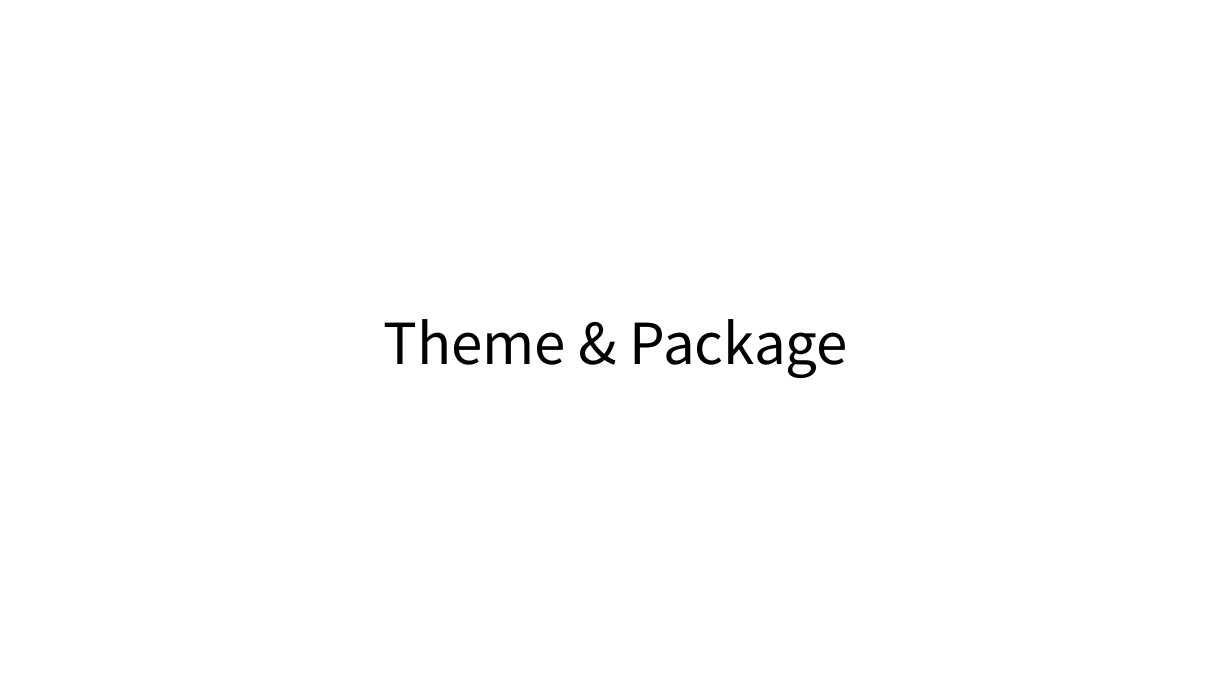
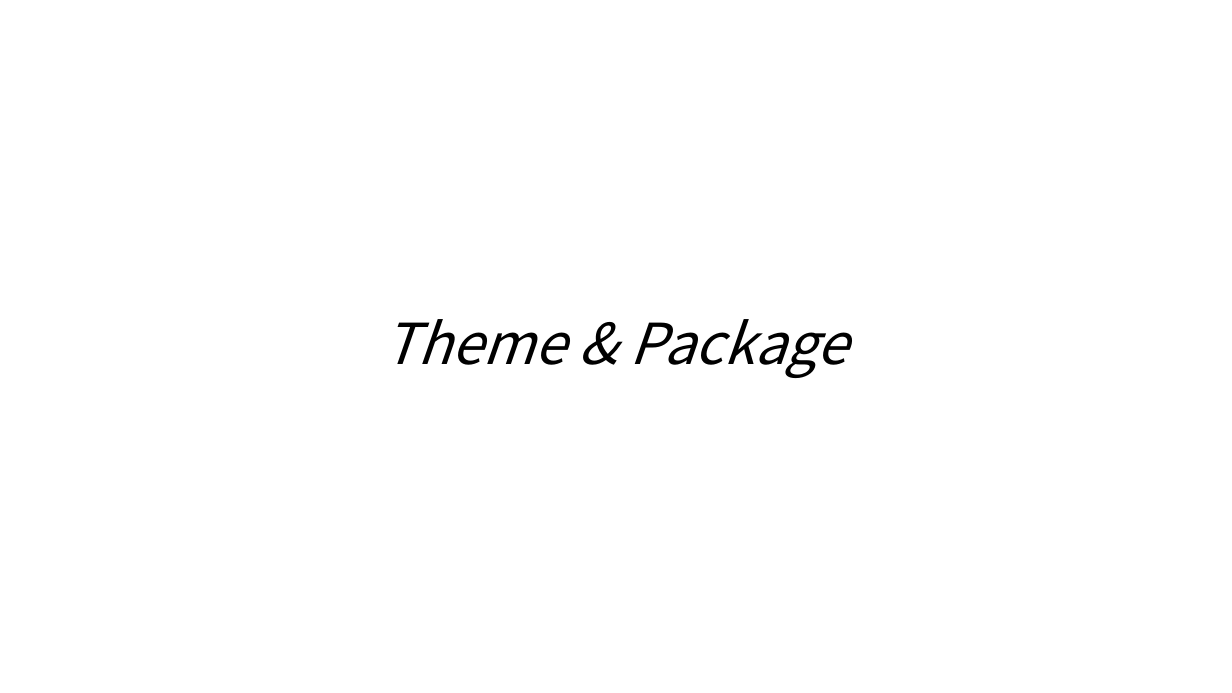
Before and after one commit to gunwoo204/python-study, a slide deck: slide 5 of 02. Hello World!/02. Hello, World!.pptx (slide 4 before the commit). Drawn at 1232x693 pixels with LibreOffice and Linux fonts; fonts in the diff are those of the drawing. Boxes give left, top, right and bottom in pixels: in the first picture for what was removed or moved away, otherwise in the second. Text is boxed around its words. In the diff, an @@ line names an element or a change of style, - is before the commit and + after.

```diff
--- a/02. Hello World!/02. Hello, World!.pptx
+++ b/02. Hello World!/02. Hello, World!.pptx
@@ title "Theme & Package" at bbox=[383, 319, 848, 378]: italic on @@
```
Also in this commit, not shown: 6 slides added, 1 slide removed, 2 other files.
